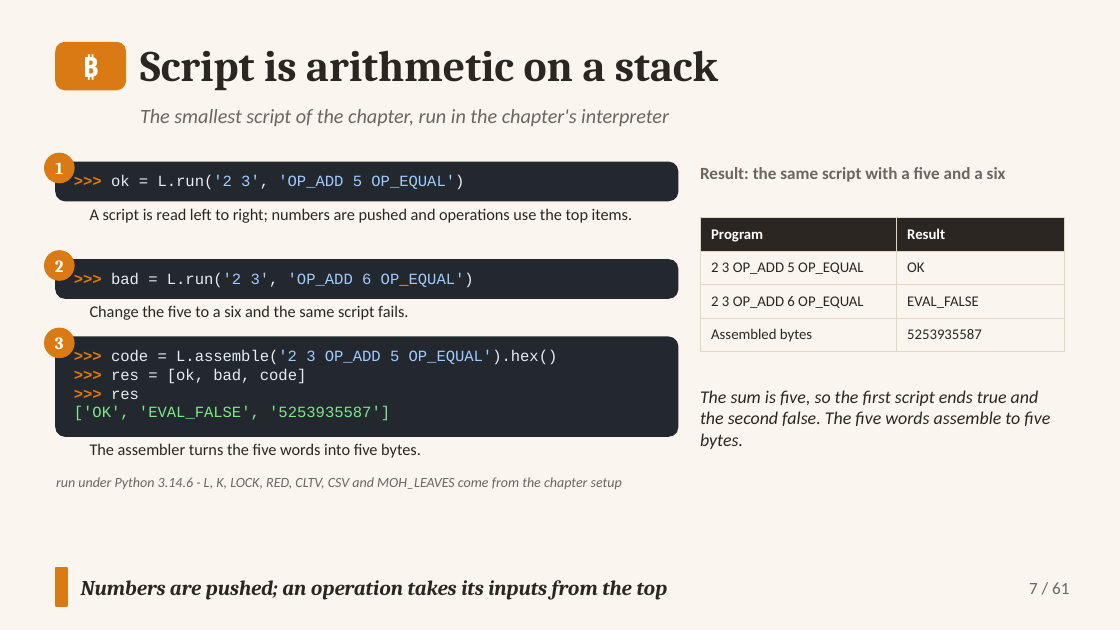
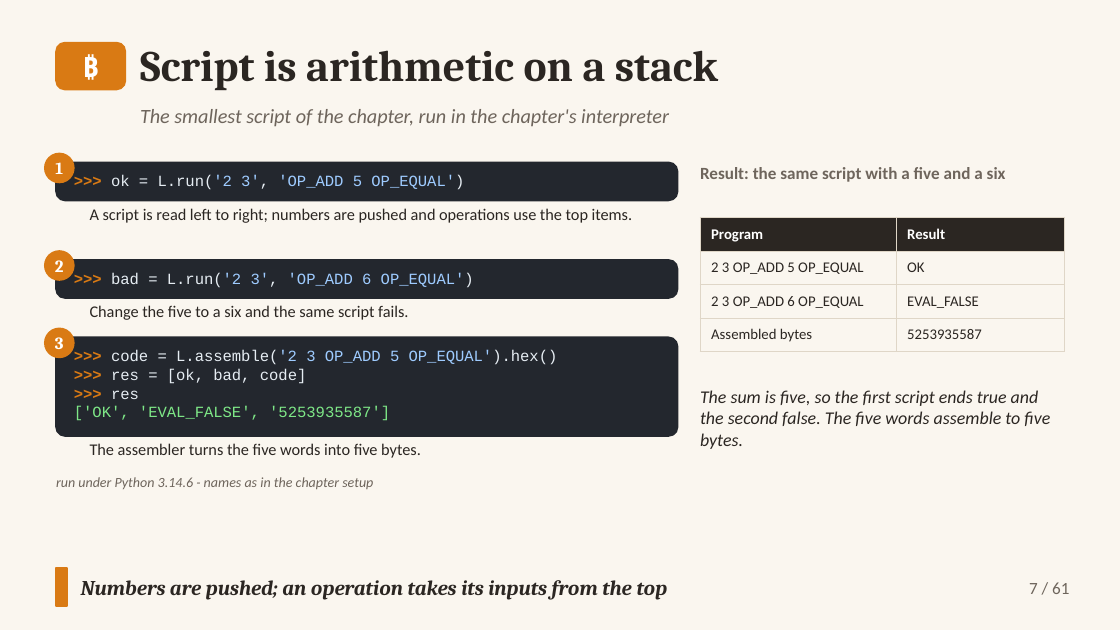
Before and after one commit to altunelyusuf/SEN0401, a slide deck: slide 7 of 03-materials/ch07/SEN0401_Ch07_AuthorizationAuthentication_3e_v2_0_0.pptx. Drawn at 1120x630 pixels with LibreOffice and Linux fonts; fonts in the diff are those of the drawing. Boxes give left, top, right and bottom in pixels: in the first picture for what was removed or moved away, otherwise in the second. Text is boxed around its words. In the diff, an @@ line names an element or a change of style, - is before the commit and + after.

```diff
--- a/03-materials/ch07/SEN0401_Ch07_AuthorizationAuthentication_3e_v2_0_0.pptx
+++ b/03-materials/ch07/SEN0401_Ch07_AuthorizationAuthentication_3e_v2_0_0.pptx
@@ text at <box>56,477,373,489</box>: text changed @@
-run under Python 3.14.6 - L, K, LOCK, RED, CLTV, CSV and MOH_LEAVES come from the chapter setup
+run under Python 3.14.6 - names as in the chapter setup
```
Also in this commit, not shown: 1 other slide changed, 16 other files.
